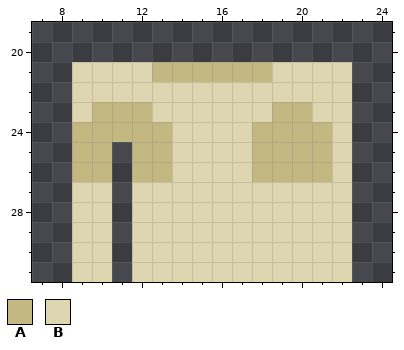
Pixel-art sprite, stored at packages/nouns-img-permutator/assets/layer-1/body-sweat.png. This is how it looked before the edit.
The file is 32x32 pixels. Shown: x 7..24, y 19..31.
Palette (. is transparent): A #c3b782  B #ded6b0
New version:
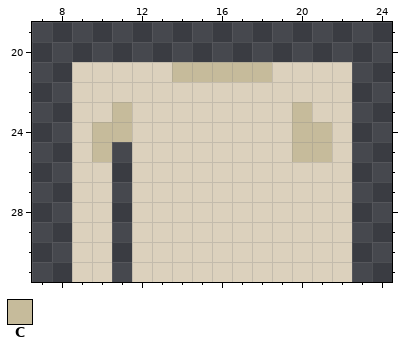
Colours new in this view: C #c6bb9b
The edit:
{"colour":"B","old":"#ded6b0","new":"#dcd1bd"}
{"y":21,"x":13,"old":"AAAAAA","new":"BCCCCC"}
{"y":23,"x":10,"old":"AAA","new":"BCB"}
{"y":23,"x":19,"old":"AA","new":"BC"}
{"y":24,"x":9,"old":"AAAAA","new":"BCCBB"}
{"y":24,"x":18,"old":"AAAA","new":"BBCC"}
{"y":25,"x":9,"old":"AA","new":"BC"}
{"y":25,"x":12,"old":"AA","new":"BB"}
{"y":25,"x":18,"old":"AAAA","new":"BBCC"}
{"y":26,"x":9,"old":"AA","new":"BB"}
{"y":26,"x":12,"old":"AA","new":"BB"}
{"y":26,"x":18,"old":"AAAA","new":"BBBB"}
{"label":"changed","picture_box":[72,62,352,282]}
